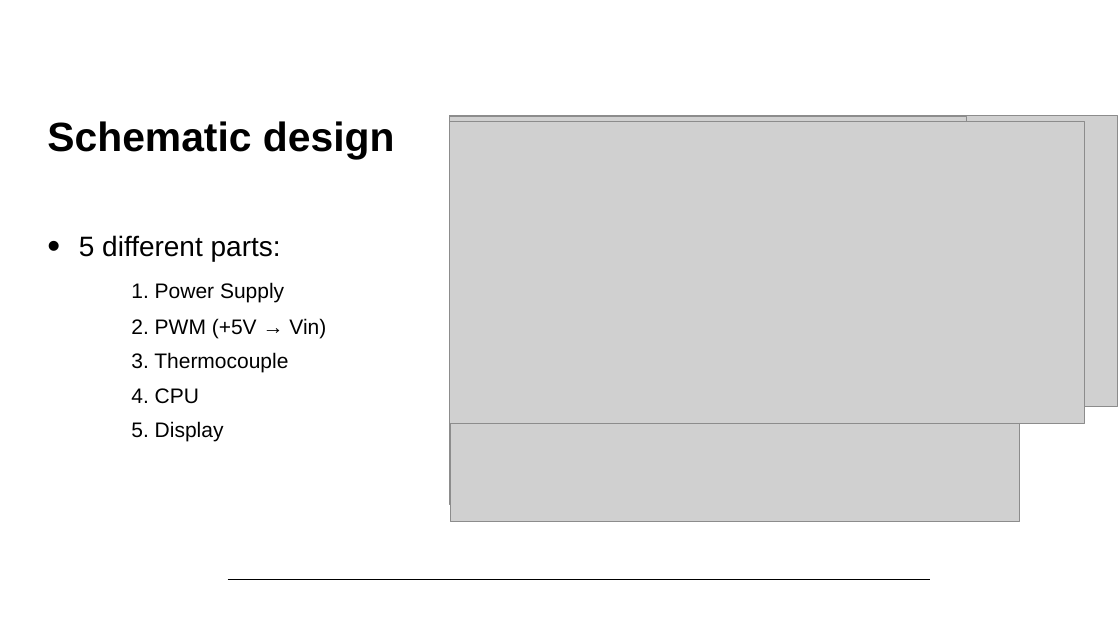
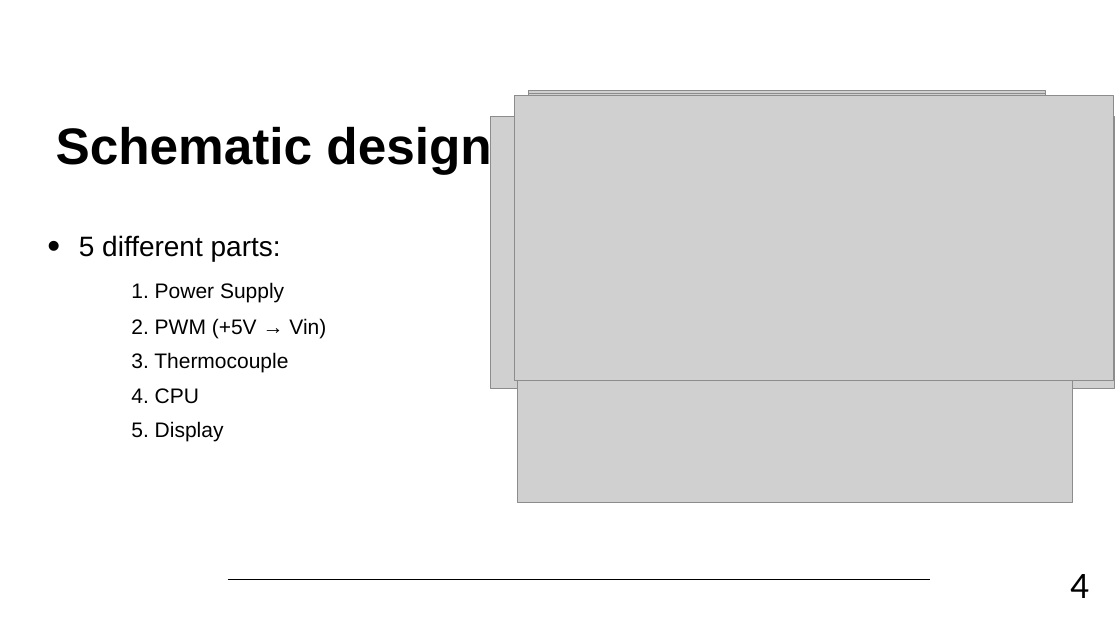
Before and after one commit to JelleClaes2/Soldering_Station, a slide deck: slide 4 of Presentation_Jelle_Claes.pptx. Drawn at 1120x630 pixels with LibreOffice and Linux fonts; fonts in the diff are those of the drawing; grey boxes stand for pictures; background and template pictures are left out. Boxes give left, top, right and bottom in pixels: in the first picture for what was removed or moved away, otherwise in the second. Text is boxed around its words. In the diff, an @@ line names an element or a change of style, - is before the commit and + after.

```diff
--- a/Presentation_Jelle_Claes.pptx
+++ b/Presentation_Jelle_Claes.pptx
@@ title "Schematic design" at box(56, 124, 491, 175): size 35 to 44 pt @@
@@ picture: place and size @@
-picture at box(450, 116, 1117, 408)
+picture at box(491, 117, 1114, 389)
@@ picture: place and size @@
-picture at box(450, 121, 1085, 423)
+picture at box(514, 96, 1114, 381)
@@ picture: place and size @@
-picture at box(450, 125, 1020, 522)
+picture at box(518, 116, 1073, 502)
@@ picture: place and size @@
-picture at box(450, 117, 966, 505)
+picture at box(529, 93, 1046, 481)
@@ picture: place and size @@
-picture at box(450, 117, 966, 477)
+picture at box(529, 91, 1046, 451)
@@ text added at box(1070, 574, 1089, 598), 32 pt, text #000000 @@
+4
```
Also in this commit, not shown: 6 other slides changed, 1 slide added, 1 slide removed, 2 other files.
